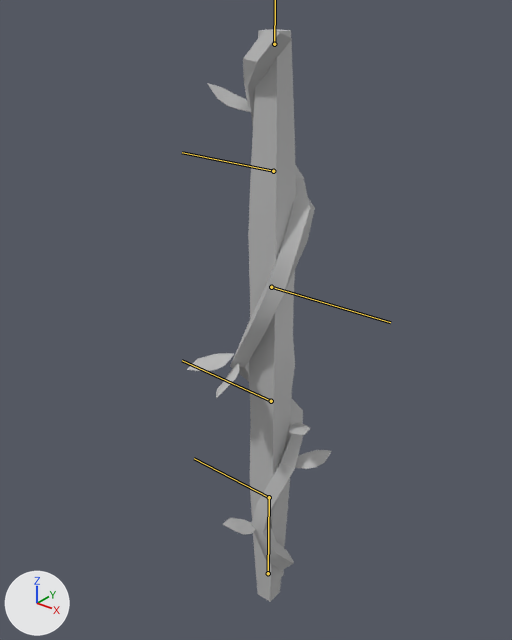
Two versions of the FBX model Assets/Models/Vine/vinerigged.fbx, one commit apart.
The view is the same before and after, from a 50 mm camera at (0.1096, -0.1441, 0.1023) aimed at (-0.0058, 0.0001, 0.0129). Arrows for +X, +Y and +Z are at lower left; the lights stay in place. Both versions are drawn at the pose saved in each file; the numbers are the values there. The bones that bend it are drawn over the model as lines.
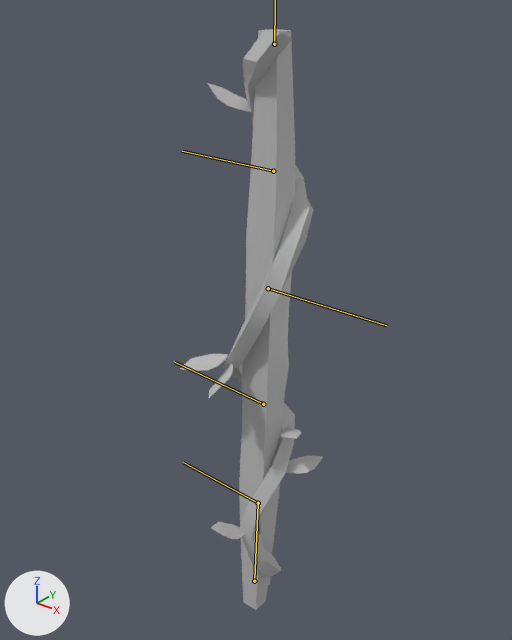
Boxes (x1, y1, x2, y2) around the edits, measured in the pictures (512 x 640 px):
'pCube1', posed (16% wider)
    before: (248, 29, 296, 602)
    after: (239, 29, 295, 610)
'pCube2', posed
    before: (230, 29, 315, 577)
    after: (223, 29, 313, 585)
'pPlane3', posed
    before: (295, 450, 332, 469)
    after: (286, 456, 323, 474)
'pPlane2', posed
    before: (187, 353, 234, 371)
    after: (180, 354, 228, 371)
'pPlane5', posed
    before: (223, 518, 256, 535)
    after: (211, 522, 244, 539)
'pPlane1', posed
    before: (216, 363, 240, 398)
    after: (209, 364, 233, 398)
'pPlane4', posed
    before: (289, 423, 310, 435)
    after: (280, 427, 302, 439)
bone 'joint5', root to tip
    before: (273, 171) to (182, 152)
    after: (273, 171) to (182, 151)

Edits to the bpy script that builds the scene:
```text
Change bone_joint5:
    where bone_joint5 = bpy.data.objects['Armature'].pose.bones['joint5']  # child of 'joint1'
    bone_joint5.rotation_quaternion: (1.0, 0.0, 0.0, 0.0) -> (1.0, 0.0, 0.02, 0.005)  # degrees (0, 0, 0) -> degrees (0, 2, 1)
```
